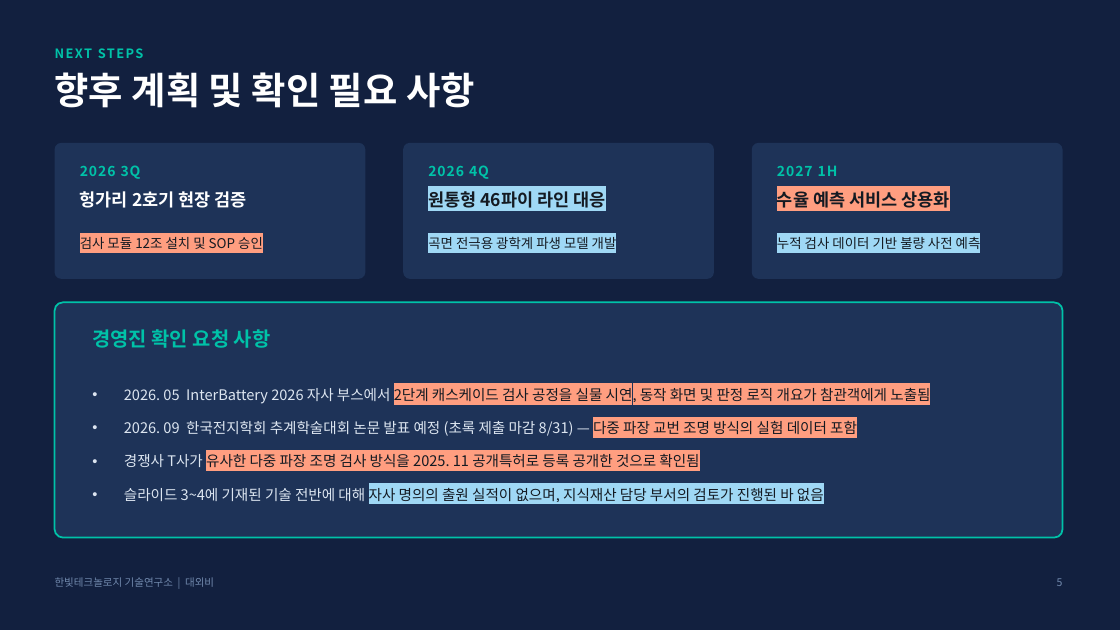
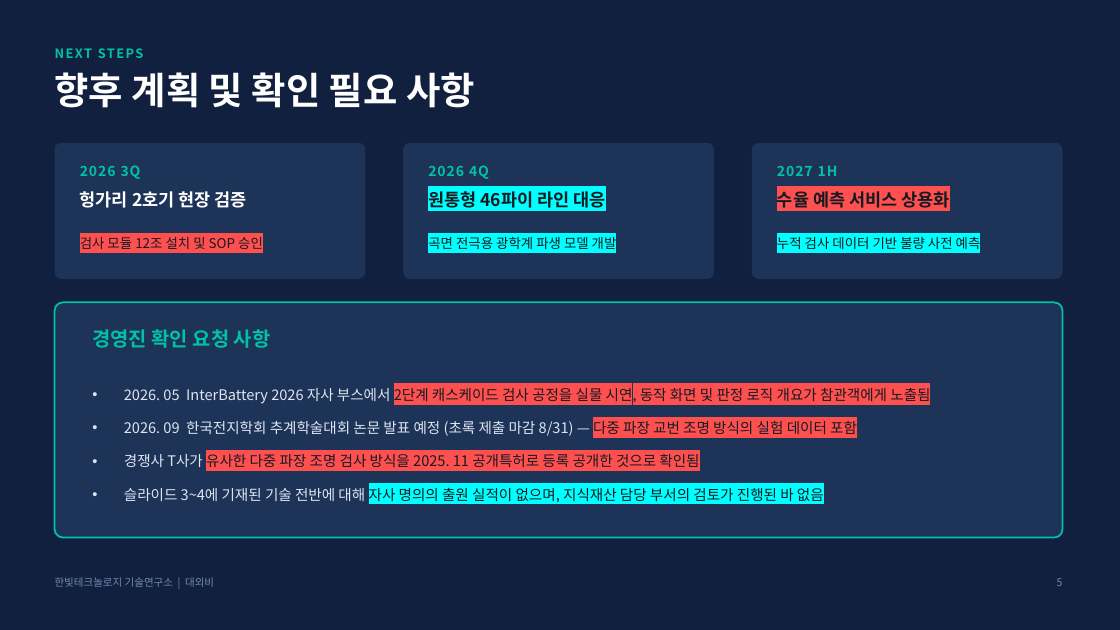
Before and after one commit to HyungKim/patent-marker, a slide deck: slide 5 of samples/회사보고자료_예시_마킹결과.pptx. Drawn at 1120x630 pixels with LibreOffice and Linux fonts; fonts in the diff are those of the drawing. Boxes give left, top, right and bottom in pixels: in the first picture for what was removed or moved away, otherwise in the second. Text is boxed around its words. In the diff, an @@ line names an element or a change of style, - is before the commit and + after.

```diff
--- a/samples/회사보고자료_예시_마킹결과.pptx
+++ b/samples/회사보고자료_예시_마킹결과.pptx
@@ text "수율 예측 서비스 상용화" at <box>777,191,949,208</box>: highlight #FF9E80 to #FF5050 @@
@@ text "검사 모듈 12조 설치 및 ..." at <box>80,237,263,249</box>: highlight #FF9E80 to #FF5050 @@
@@ highlight #9FD8F5 to #00FFFF in 3 elements at <box>428,191,606,208</box>, <box>428,234,617,252</box>, <box>777,234,981,252</box> @@
@@ text "2026. 05 InterBattery 2026 자사 ..." at <box>124,385,930,502</box>: highlight #FF9E80 to #FF5050 in "2단계 캐스케이드 검사 공정을 실물 시연, 동작 ...", "다중 파장 교번 조명 방식의 실험 데이터 ...", "유사한 다중 파장 조명 검사 방식을 2025. ..."; highlight #9FD8F5 to #00FFFF in "자사 명의의 출원 실적이 없으며, 지식재산 담당 ..." @@
```
Also in this commit, not shown: 4 other slides changed.
